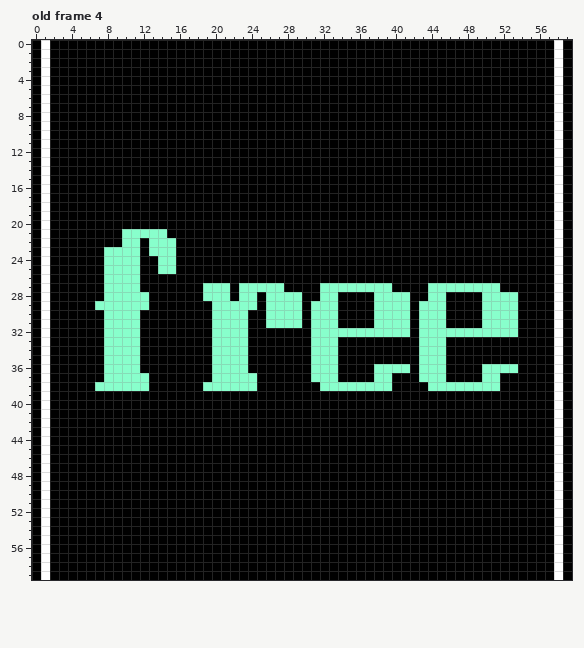
Pixel-art file: Art/slots/slotback1.ase. Above is the file before it was changed.
60x60 pixels, 16 frames. Shown: old frame 4. The commit also changed other frames, which this record leaves out.
The same view after the edit:
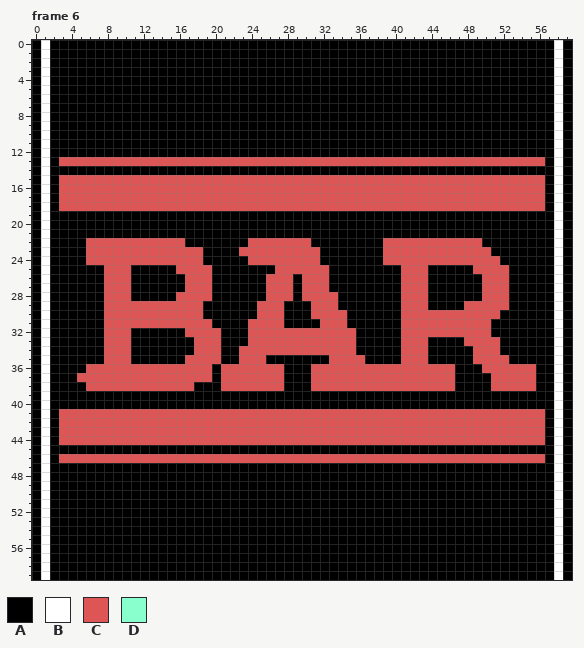
Palette (. is transparent): A #000000  B #ffffff  C #dd5555  D #88ffcc
A new or re-ordered frame is compared with the old frame closest to it.
Diff:
frames re-ordered
Changed rows in their new state; - is an unchanged pixel.
Frame 6 against old frame 4, layer "Layer 2":
first column x 3:
13 CCCCCCCCCCCCCCCCCCCCCCCCCCCCCCCCCCCCCCCCCCCCCCCCCCCCCC
15 CCCCCCCCCCCCCCCCCCCCCCCCCCCCCCCCCCCCCCCCCCCCCCCCCCCCCC
16 CCCCCCCCCCCCCCCCCCCCCCCCCCCCCCCCCCCCCCCCCCCCCCCCCCCCCC
17 CCCCCCCCCCCCCCCCCCCCCCCCCCCCCCCCCCCCCCCCCCCCCCCCCCCCCC
18 CCCCCCCCCCCCCCCCCCCCCCCCCCCCCCCCCCCCCCCCCCCCCCCCCCCCCC
21 -------AAAAA------------------------------------------
22 ---CCCCCCCCCCC-------CCCCCCC--------CCCCCCCCCCC-------
23 ---CCCCCCCCCCCCC----CCCCCCCCC-------CCCCCCCCCCCC------
24 ---CCCCCCCCCCCCC-----CCCCCCCC-------CCCCCCCCCCCCC-----
25 -----CCCA--AACCCC-------CCCCCC--------CCC-----CCCC----
26 -----CCCA-----CCC------CCC-CCC--------CCC------CCC----
27 -----CCCA-----CCCAA-AAACCC-CCCAAAAAAA-CCCAAAAAACCC----
28 -----CCCAA---CCCCAA-AA-CCCACCCC----AAACCCAA----CCCA---
29 ----ACCCCCCCCCCC-AAAAACCCAA-CCC----AAACCCAA--CCCCCA---
30 -----CCCCCCCCCCC-AAAA-CCCAA-CCCC---AAACCCCCCCCCCCAA---
31 -----CCCCCCCCCCCCAAAACCCCAA-ACCC---AAACCCCCCCCCCAAA---
32 -----CCCA-----CCCCAAACCCCCCCCCCCCAAAAACCCCCCCCCCAAA---
33 -----CCCA------CCCAAACCCCCCCCCCCC-----CCCAA--CCCC-----
34 -----CCCA------CCCAACCCCCCCCCCCCC-----CCCAA---CCC-----
35 -----CCCA-----CCCCAACCC-----AACCCC----CCCAA---CCCC----
36 ---CCCCCCCCCCCCCCACCCCCCC---CCCCCCCCCCCCCCCC---CCCCCC-
37 --CCCCCCCCCCCCCCCACCCCCCC---CCCCCCCCCCCCCCCC---ACCCCC-
38 ---CCCCCCCCCCCC-AACCCCCCC---CCCCCCCCCCCCCCCCAAAACCCCC-
41 CCCCCCCCCCCCCCCCCCCCCCCCCCCCCCCCCCCCCCCCCCCCCCCCCCCCCC
42 CCCCCCCCCCCCCCCCCCCCCCCCCCCCCCCCCCCCCCCCCCCCCCCCCCCCCC
43 CCCCCCCCCCCCCCCCCCCCCCCCCCCCCCCCCCCCCCCCCCCCCCCCCCCCCC
44 CCCCCCCCCCCCCCCCCCCCCCCCCCCCCCCCCCCCCCCCCCCCCCCCCCCCCC
46 CCCCCCCCCCCCCCCCCCCCCCCCCCCCCCCCCCCCCCCCCCCCCCCCCCCCCC
Where, in picture pixels (left, top, right, bottom), the same in both pictures:
changed: (59, 157, 545, 463)
